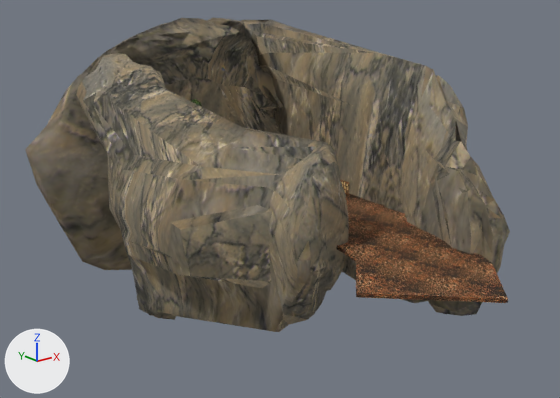
The FBX model GameTemplate/Game/Assets/modelData/MH_0-0.fbx as it was, and as the next commit left it.
The view is the same before and after, from a 50 mm camera at (-183.0, -247.0, 92.0) aimed at (-14.0, -36.0, 7.0). The lights are fixed; the arrows at lower left show +X, +Y and +Z. Where no turn or scale is listed for an object, it has been applied to the vertices.

Objects in the first picture: 'Box001', 'StoneBig', 'StoneBig001', 'StoneBig002'.
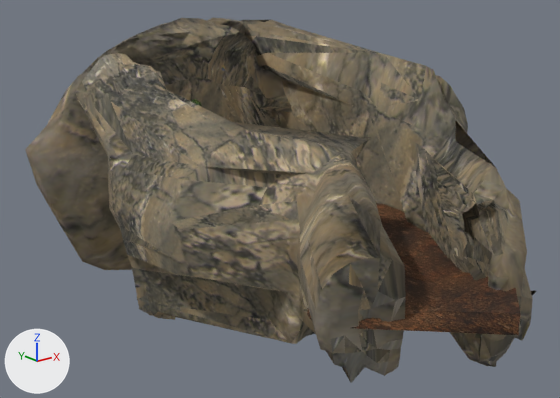
What differs and where, as boxes [x1, y1, x2, y2] in the pictures (560 x 398 px; the box of a moved part takes in the faces that stretch with it):
'StoneBig', reshaped (21% wider, 18% taller): before [75, 53, 349, 332]; after [75, 53, 406, 383]
'StoneBig001', reshaped (10% wider, 17% taller): before [241, 20, 510, 316]; after [241, 20, 536, 367]
'Box001', reshaped: before [337, 194, 508, 303]; after [307, 203, 520, 335]
part 1 of me_mesh, moved or reshaped: before [337, 196, 508, 303]; after [307, 213, 520, 335]
part 2 of me_mesh, recoloured: before [346, 194, 491, 296]; after [376, 203, 460, 283]
part 3 of me_mesh_006, moved or reshaped: before [155, 127, 349, 332]; after [155, 122, 406, 383]
part 4 of me_mesh_006, surface changed: [75, 53, 279, 320] in both
part 5 of me_mesh_007, moved or reshaped: before [417, 121, 510, 316]; after [417, 121, 536, 367]
part 6 of me_mesh_007, moved or reshaped: before [259, 65, 386, 207]; after [259, 65, 385, 204]
part 7 of me_mesh_007, surface changed: [241, 20, 468, 232] in both

The change in detail:
Picture 'MH_stage_0-0_ground.png' (img_mh_stage_0_0_ground_png) is new.
Material 'Material #29' (mat_material__29) is new.
Its texture is img_mh_stage_0_0_ground_png (with its transparency).
Its roughness is 0.859.
me_mesh is used by ob_box001; location (0.0, -6.1, -1.2).
me_mesh had 83 vertices, 162 faces and spanned x -42.0..34.0, y -127.0..45.0, z 0.0..3.0.
me_mesh now has 92 vertices, 178 faces and spans x -63.0..34.0, y -144.0..45.0, z -3.0..13.0.
Part 1, on me_mesh:
5 vertices are removed from x -42.0..0.0, y -127.0..-69.0, z 2.0..3.0.
66 faces are deleted.
6 vertices move from x -34.0..21.0, y -113.0..2.0, z 1.0..3.0 to x -39.0..24.0, y -107.0..4.0, z 1.0..3.0.
14 vertices are added at x -63.0..-8.0, y -144.0..-57.0, z -3.0..13.0.
82 new faces join them.
me_mesh part 2: 96 faces spanning x -39.0..34.0, y -127.0..45.0, z 0.0..3.0 switch from mat_material__5705 (picture img_loosedrt_jpg) to mat_material__29 (picture img_mh_stage_0_0_ground_png).
me_mesh_006 is used by ob_stonebig; location (-32.4, 4.4, 5.0).
me_mesh_006 had 408 vertices, 812 faces and spanned x -31.5..18.4, y -81.3..37.6, z -51.4..51.3.
me_mesh_006 now has 408 vertices, 812 faces and spans x -33.9..25.7, y -132.3..37.6, z -51.4..51.3.
me_mesh_006 part 3: 122 of 408 vertices moved; they spanned x -8.1..18.4, y -81.3..-61.8, z -36.9..29.2 and now span x -33.9..25.7, y -132.3..-71.9, z -36.9..30.5; mean shift (-13.2, -26.4, 0.1); largest move (16.7, -77.9, -2.0) -> (-15.3, -132.1, -2.0).
me_mesh_006 part 4: 809 kept faces spanning x -33.9..25.7, y -132.3..37.6, z -51.4..51.3 get new texture (UV) coordinates.
me_mesh_007 is used by ob_stonebig001; location (32.4, 6.5, 5.0).
me_mesh_007 had 408 vertices, 812 faces and spanned x -26.0..22.0, y -118.0..62.0, z -45.0..60.0.
me_mesh_007 now has 408 vertices, 812 faces and spans x -57.0..22.0, y -150.0..62.0, z -45.0..60.0.
me_mesh_007 part 5: 92 of 408 vertices moved; they spanned x -26.0..-9.0, y -118.0..-98.0, z -29.0..30.0 and now span x -57.0..-27.0, y -150.0..-117.0, z -29.0..30.0; mean shift (-26.0, -26.0, 0.0); largest move (-9.0, -110.0, -5.0) -> (-49.0, -150.0, -5.0).
Part 6, on me_mesh_007:
Vertex 147 of me_mesh_007 moves from (0.0, 24.0, 29.0) at pixel (268, 89) to (2.0, 24.0, 24.0) at pixel (272, 100).
Vertex 149 of me_mesh_007 moves from (1.0, 49.0, 34.0) to (1.0, 49.0, 30.0).
Vertex 371 of me_mesh_007 moves from (5.0, 31.0, 34.0) to (8.0, 31.0, 34.0).
Vertex 381 of me_mesh_007 moves from (0.0, 10.0, -29.0) to (0.0, 10.0, -42.0).
Vertex 387 of me_mesh_007 moves from (1.0, 18.0, 23.0) at pixel (278, 104) to (3.0, 18.0, 8.0).
Vertex 389 of me_mesh_007 moves from (-11.0, -53.0, -31.0) to (-7.0, -53.0, -31.0).
me_mesh_007 part 7: 804 kept faces spanning x -57.0..22.0, y -150.0..62.0, z -45.0..60.0 get new texture (UV) coordinates.
